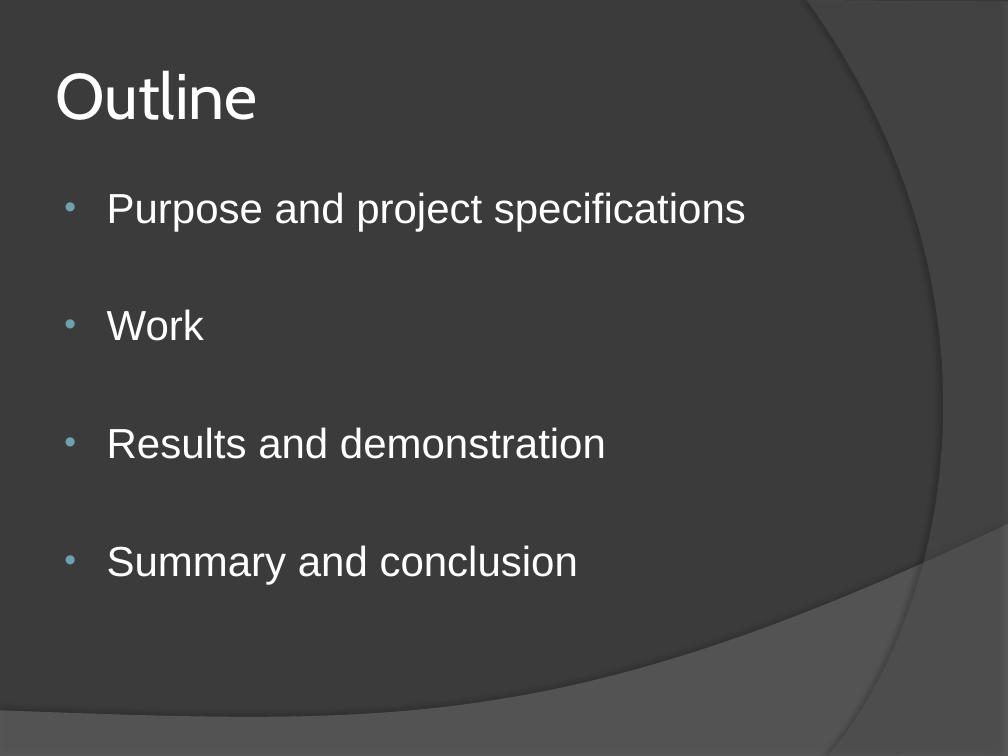
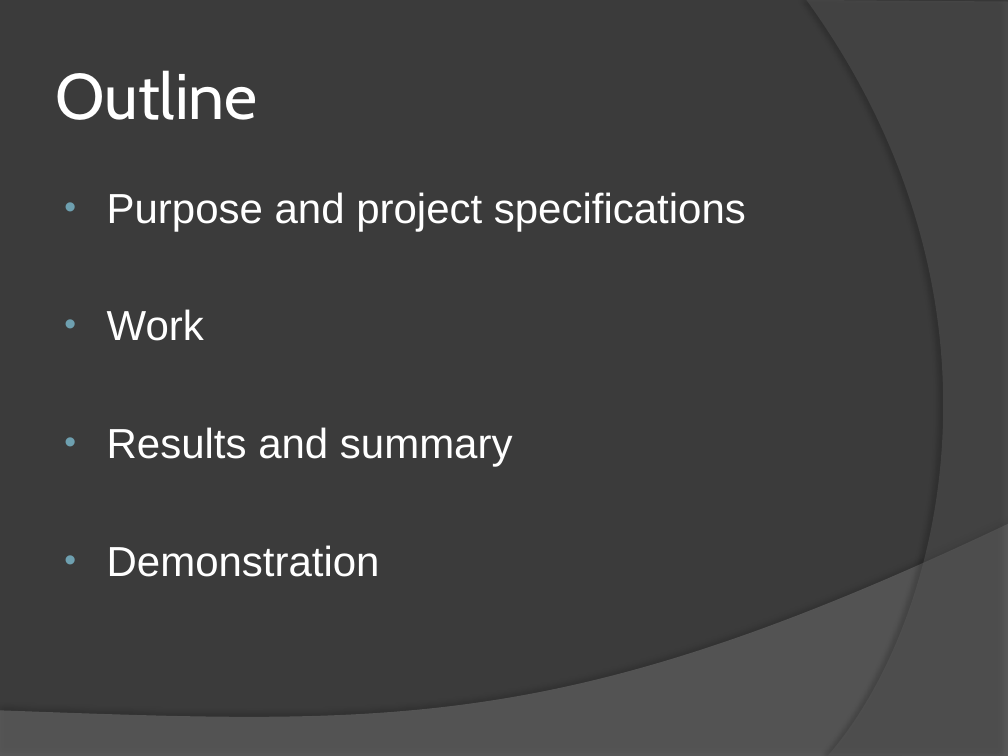
Before and after one commit to Simmz64/EmbeddedProject, a slide deck: slide 2 of SimonGollbo_EmbeddedProject_Final.pptx. Drawn at 1008x756 pixels with LibreOffice and Linux fonts; fonts in the diff are those of the drawing. Boxes give left, top, right and bottom in pixels: in the first picture for what was removed or moved away, otherwise in the second. Text is boxed around its words. In the diff, an @@ line names an element or a change of style, - is before the commit and + after.

```diff
--- a/SimonGollbo_EmbeddedProject_Final.pptx
+++ b/SimonGollbo_EmbeddedProject_Final.pptx
@@ text at (107, 427, 513, 577): text changed @@
-• Results and demonstration
-• Summary and conclusion
+• Results and summary
+• Demonstration
```
Also in this commit, not shown: 5 other slides changed, 6 slides added.
